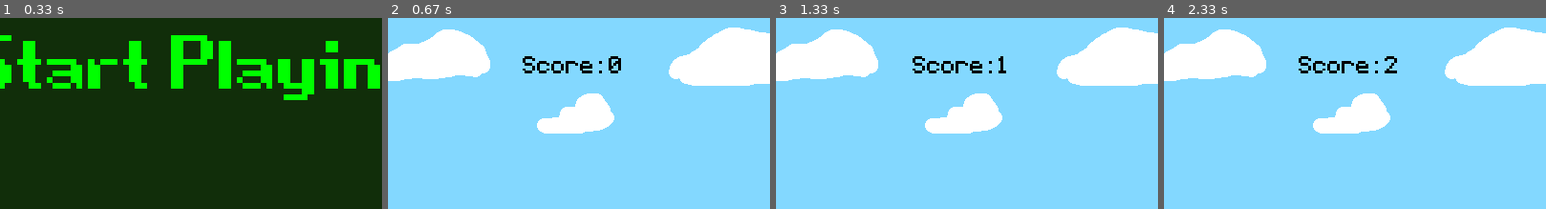
Above: before the commit, frames 1-4 (left to right).
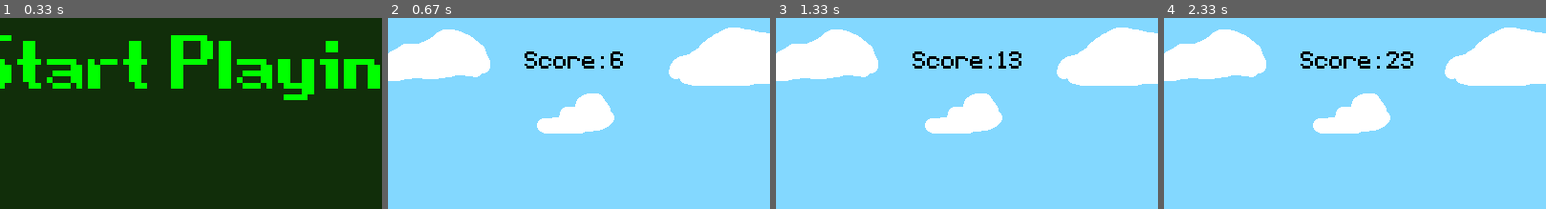
Above: after the commit, the same moments.

Repository: Casterrr/dinorun
Game: pygame game, started from main.py
Same seed, same stepped clock (60 frames per second), same inputs: the game is played once before the commit and once after it.
Inputs:
- Up to frame 1 (0.33 s): no input
- Up to frame 2 (0.67 s): hold Up from 0.33 s (still down)
- Up to frame 3 (1.33 s): release Up at 0.8 s; hold Up 0.83-1.2 s; hold Up from 1.23 s (still down)
- Up to frame 4 (2.33 s): release Up at 1.53 s; hold Up 1.57-1.93 s; hold Up 1.97-2.27 s; hold Up from 2.3 s (still down)
The pictures show only the part of the screen within x 26-76%, y 0-50%; the shares and areas given below are measured in that part.

Frame 1 is identical in both runs. In frame 2, 1.2% of the frame differs, in the area x 35-62%, y 17-29%; in frame 3, 1.1%; in frame 4, 1.3%, in the area x 35-66%, y 17-29%.

Commit message:
função display_score() alterada

Diff:
--- a/main.py
+++ b/main.py
@@ -4,18 +4,13 @@
 
 
 from start_pygame import *
-
 from texts import *
-
 from images import *
-
 from positions import *
-
 from rectangles import *
 
-
 def object_movement(object_list):
-    #se há algo na lista
+    #Se houver algo na lista.
     if object_list:
         for object_rect in object_list:
 
@@ -30,7 +25,6 @@
                 object_rect.x -= 5
                 tela.blit(stone_image, object_rect)
 
-
         '''
         Para cada obstáculo na lista, verifica se a posição X dele é maior que 0. Se sim, retorna esse obstáculo.
         O objetivo aqui, é descartar todos os objetos que já saíram da tela a 100px pelo lado esquerdo.
@@ -42,7 +36,6 @@
     else: return []
 
 object_rect_list = []
-
 
 def draw_images ():
     '''
@@ -98,16 +91,18 @@
     obstacle_rectangles = []
     return obstacle_rectangles
 
-font = fonte_do_jogo(40)
 score = 0
 start_offset = 0
-##Função para mostrar score
+
 def display_score():
+    '''
+    Essa função é responsável por exibir o score na tela de jogo.
+    '''
+
     if active == True:
-        score = (py.time.get_ticks() - start_offset)//1000
-        score_surface = font.render(f'Score: {str(score)}', False, 'black')
-        score_rectangle = score_surface.get_rect(midtop = (400, 40))
-        tela.blit(score_surface, score_rectangle)
+        score = (py.time.get_ticks() - start_offset)//100
+        score_text = fonte_do_jogo(40).render(f'Score: {score}', False, 'black')
+        tela.blit(score_text, (350, 35))
     return score
 
 
Not shown, added: gitignore.gitignore
